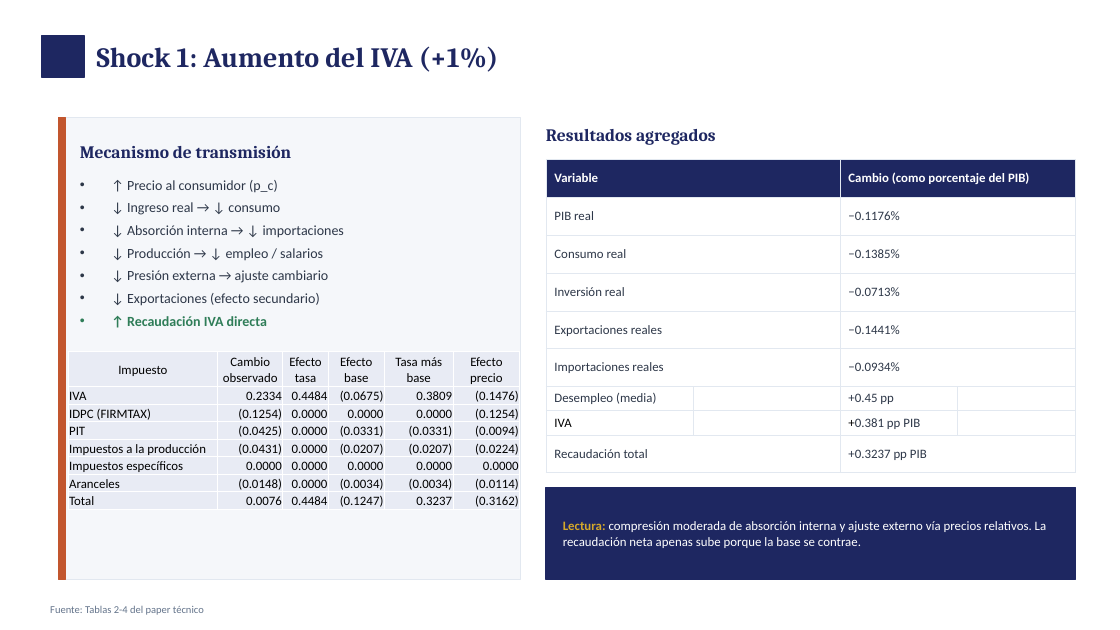
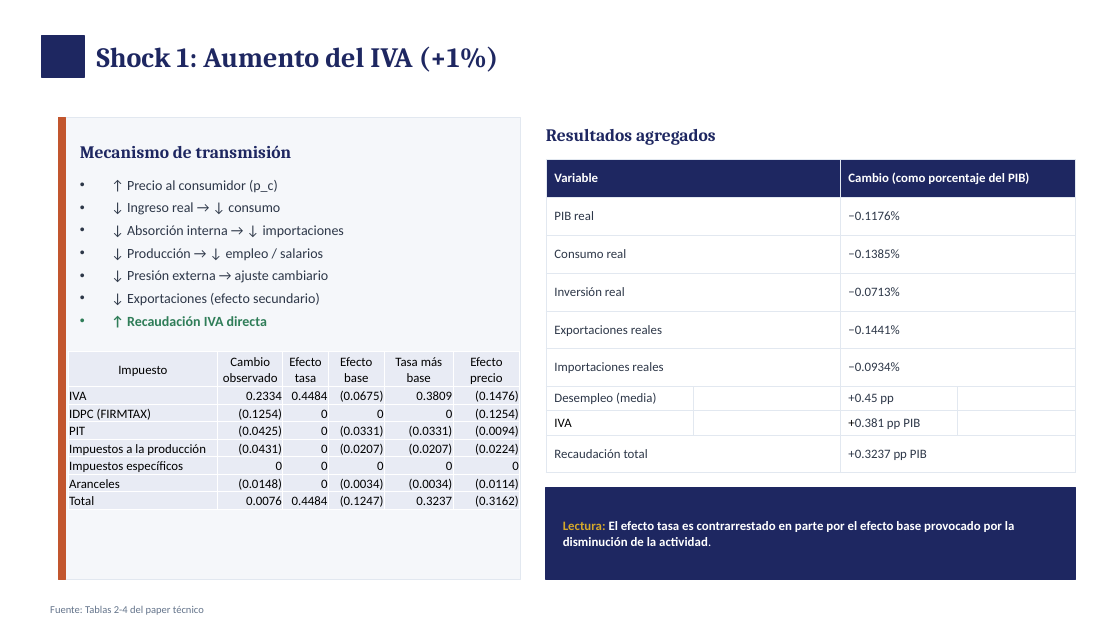
Before and after one commit to fcohenriquez/eq_general, a slide deck: slide 17 of documentacion/MEGC_Chile_12sectores_202609.pptx. Drawn at 1120x630 pixels with LibreOffice and Linux fonts; fonts in the diff are those of the drawing. Boxes give left, top, right and bottom in pixels: in the first picture for what was removed or moved away, otherwise in the second. Text is boxed around its words. In the diff, an @@ line names an element or a change of style, - is before the commit and + after.

```diff
--- a/documentacion/MEGC_Chile_12sectores_202609.pptx
+++ b/documentacion/MEGC_Chile_12sectores_202609.pptx
@@ table at [68,352,520,511] @@
-row 3: IDPC (FIRMTAX) | (0.1254) | 0.0000 | 0.0000 | 0.0000 | (0.1254)
+row 3: IDPC (FIRMTAX) | (0.1254) | 0 | 0 | 0 | (0.1254)
-row 4, column 3: 0.0000
+row 4, column 3: 0
-row 5, column 3: 0.0000
+row 5, column 3: 0
-row 6: Impuestos específicos | 0.0000 | 0.0000 | 0.0000 | 0.0000 | 0.0000
+row 6: Impuestos específicos | 0 | 0 | 0 | 0 | 0
-row 7, column 3: 0.0000
+row 7, column 3: 0
@@ text at [563,521,1014,546]: text changed; bold on @@
-Lectura: compresión moderada de absorción interna y ajuste externo vía precios relativos. La recaudación neta apenas sube porque la base se contrae.
+Lectura: El efecto tasa es contrarrestado en parte por el efecto base provocado por la disminución de la actividad.
```
Also in this commit, not shown: 6 other slides changed.
